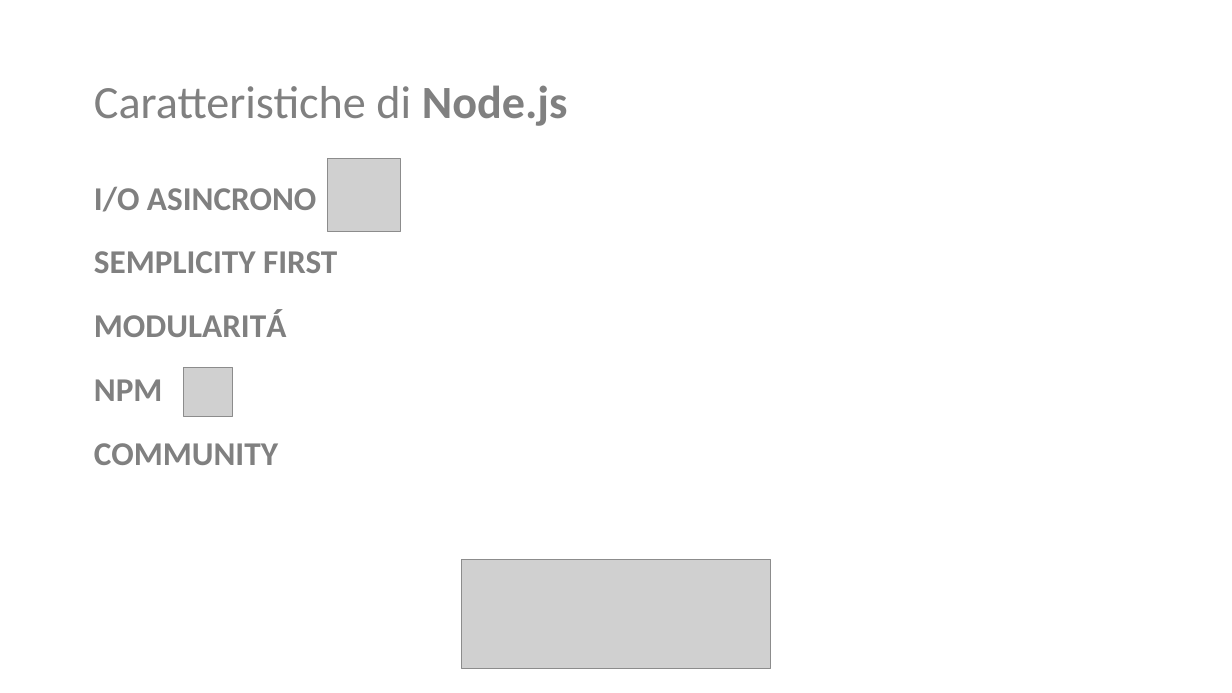
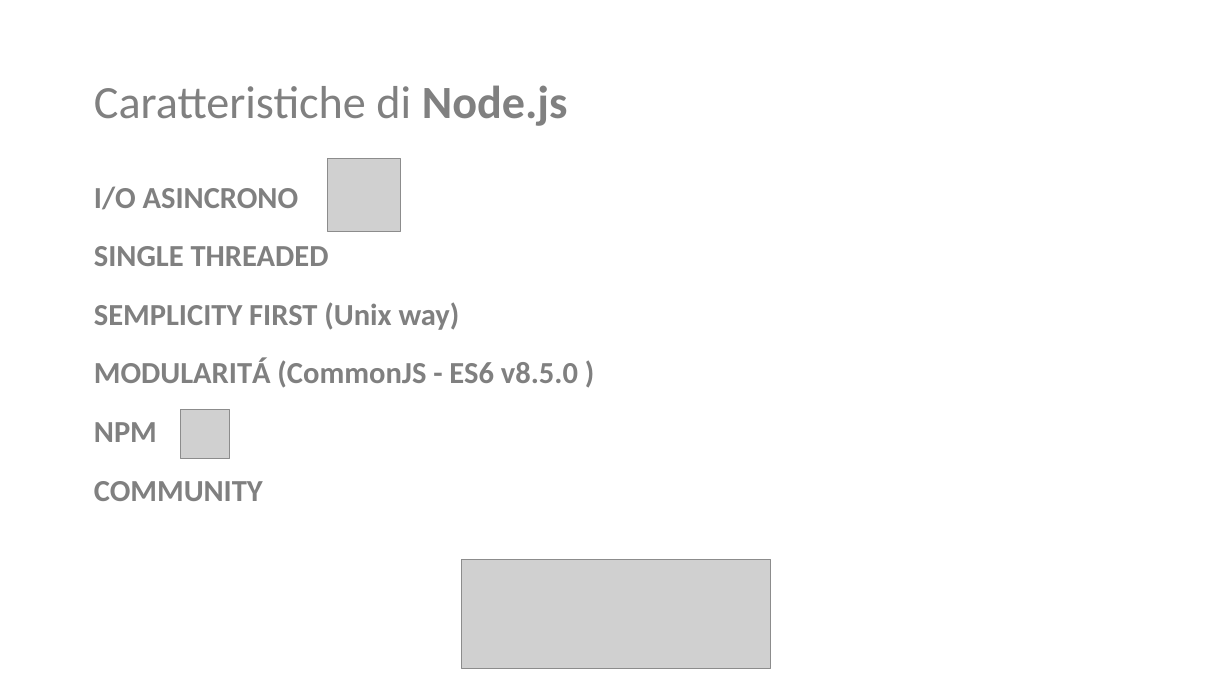
Before and after one commit to NickNaso/gdg-cb-node-introduction, a slide deck: slide 6 of slides/nodejs.pptx. Drawn at 1232x693 pixels with LibreOffice and Linux fonts; fonts in the diff are those of the drawing; grey boxes stand for pictures. Boxes give left, top, right and bottom in pixels: in the first picture for what was removed or moved away, otherwise in the second. Text is boxed around its words. In the diff, an @@ line names an element or a change of style, - is before the commit and + after.

```diff
--- a/slides/nodejs.pptx
+++ b/slides/nodejs.pptx
@@ text at [94, 186, 299, 501]: size 25.9 to 23.8 pt in "I/O ASINCRONO", "NPM", "COMMUNITY" @@
@@ text at [94, 246, 578, 388]: text changed; size 25.9 to 23.8 pt @@
-SEMPLICITY FIRST
-MODULARITÁ
+SINGLE THREADED
+SEMPLICITY FIRST (Unix way)
+MODULARITÁ (CommonJS - ES6 v8.5.0 )
@@ picture: place and size @@
-picture at [184, 367, 233, 416]
+picture at [180, 409, 229, 458]
```
Also in this commit, not shown: 2 other slides changed, 17 other files.
